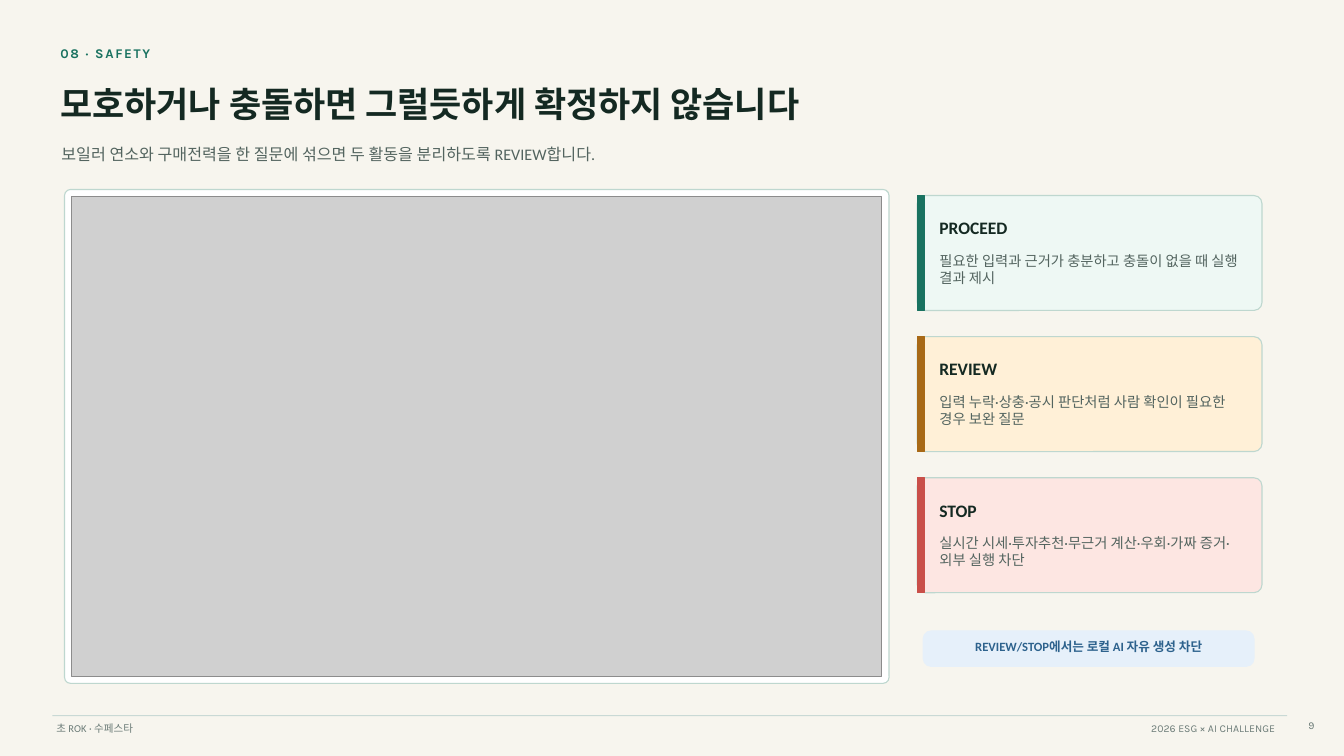
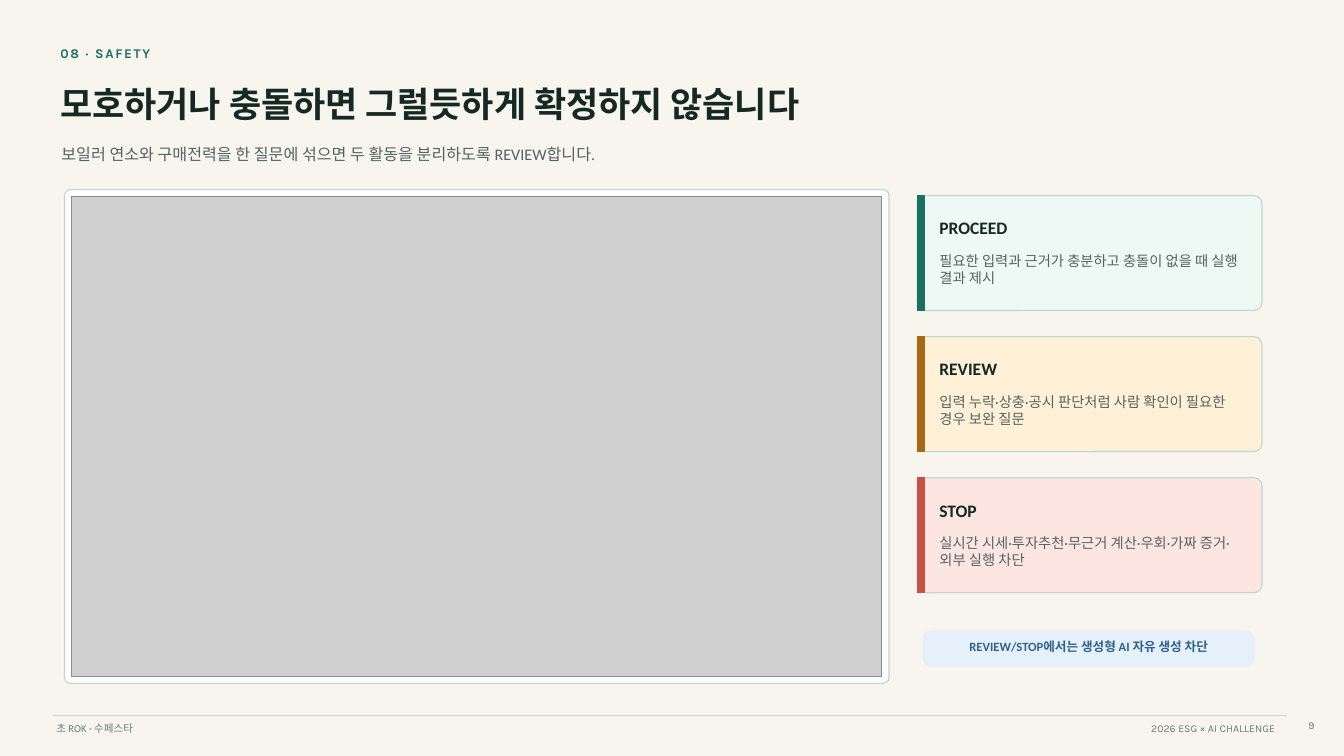
Before and after one commit to pak3430/supestar-esg-ai, a slide deck: slide 9 of 09_submission/02_presentation/초ROK_수페스타_발표자료.pptx. Drawn at 1344x756 pixels with LibreOffice and Linux fonts; fonts in the diff are those of the drawing; grey boxes stand for pictures. Boxes give left, top, right and bottom in pixels: in the first picture for what was removed or moved away, otherwise in the second. Text is boxed around its words. In the diff, an @@ line names an element or a change of style, - is before the commit and + after.

```diff
--- a/09_submission/02_presentation/초ROK_수페스타_발표자료.pptx
+++ b/09_submission/02_presentation/초ROK_수페스타_발표자료.pptx
@@ text at [969, 640, 1208, 652]: text changed @@
-REVIEW/STOP에서는 로컬 AI 자유 생성 차단
+REVIEW/STOP에서는 생성형 AI 자유 생성 차단
```
Also in this commit, not shown: 3 other slides changed, 23 other files.
